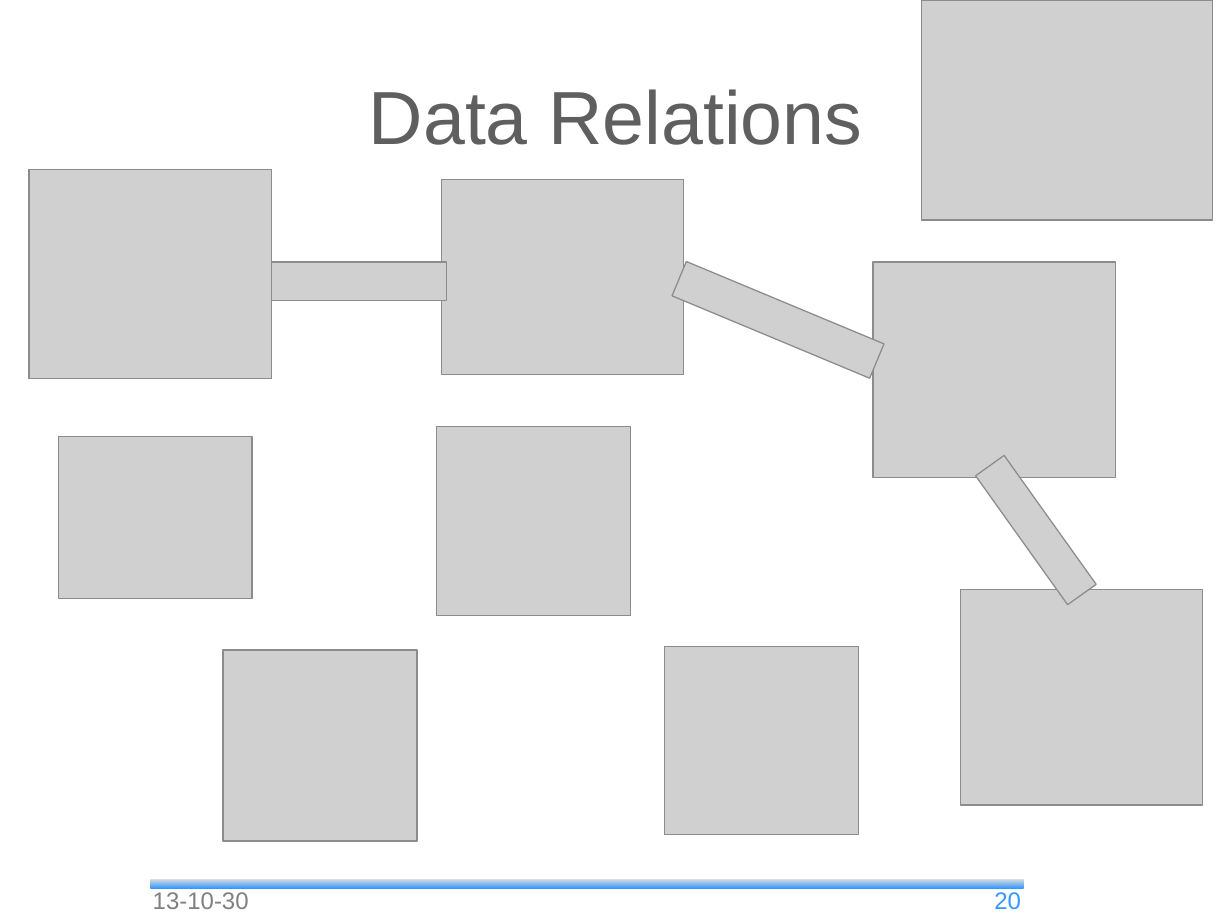
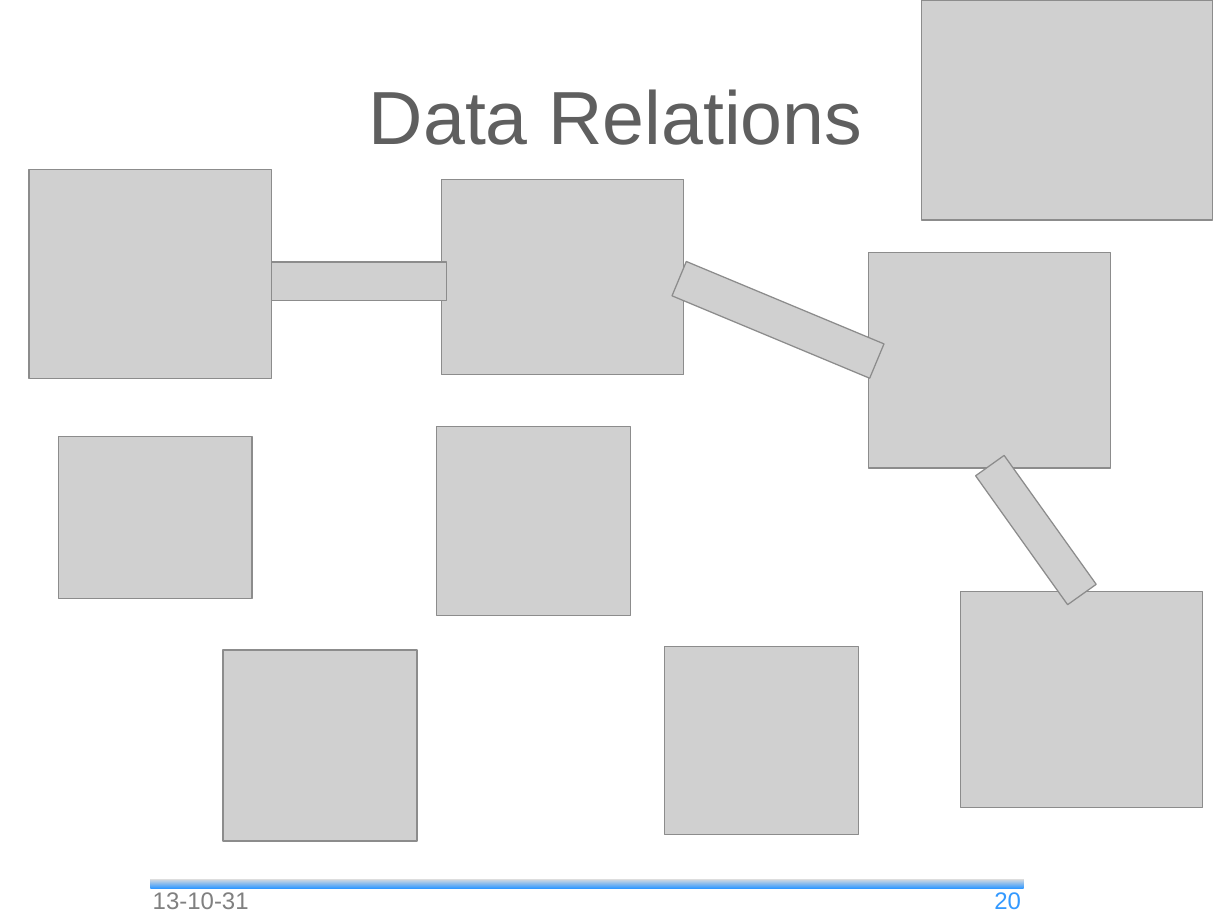
Before and after one commit to andrea-bottoli/DSD, a slide deck: slide 20 of Documentation/Presentation/13_44/Project_Requiremets_Definitions_&_Design.odp. Drawn at 1232x924 pixels with LibreOffice and Linux fonts; fonts in the diff are those of the drawing; grey boxes stand for pictures; background and template pictures are left out. Boxes give left, top, right and bottom in pixels: in the first picture for what was removed or moved away, otherwise in the second. Text is boxed around its words. In the diff, an @@ line names an element or a change of style, - is before the commit and + after.

```diff
--- a/Documentation/Presentation/13_44/Project_Requiremets_Definitions_&_Design.odp
+++ b/Documentation/Presentation/13_44/Project_Requiremets_Definitions_&_Design.odp
@@ picture moved from (x1=961, y1=589, x2=1204, y2=804) to (x1=869, y1=253, x2=1111, y2=468) @@
@@ picture moved from (x1=873, y1=262, x2=1116, y2=478) to (x1=961, y1=591, x2=1204, y2=807) @@
@@ text at (x1=153, y1=892, x2=249, y2=909): text changed @@
-13-10-30
+13-10-31
```
Also in this commit, not shown: 21 other slides changed, 1 other file.
